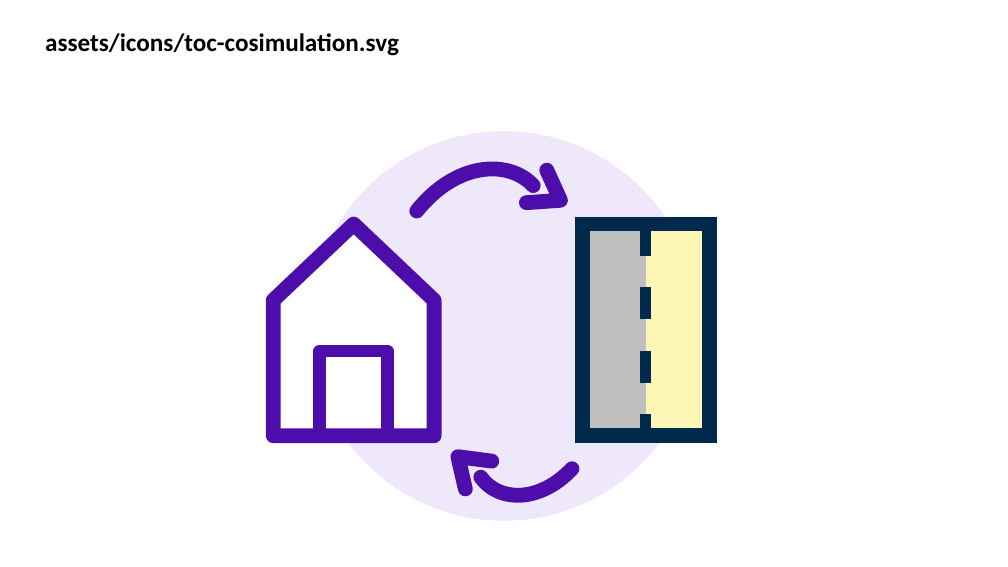
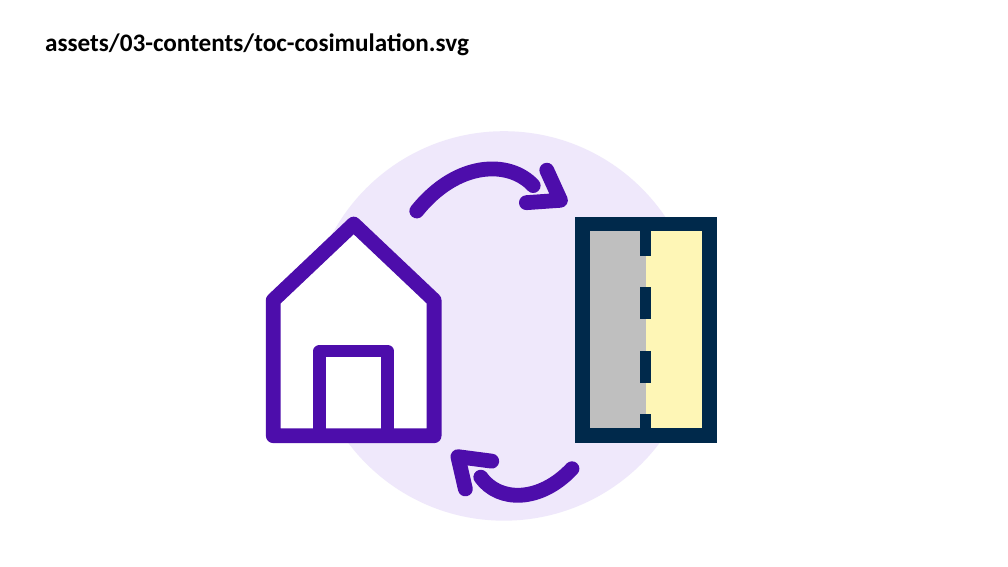
Before and after one commit to wdumontaud/slides_PUCPR, a slide deck: slide 9 of assets/illustrations.pptx. Drawn at 1008x567 pixels with LibreOffice and Linux fonts; fonts in the diff are those of the drawing. Boxes give left, top, right and bottom in pixels: in the first picture for what was removed or moved away, otherwise in the second. Text is boxed around its words. In the diff, an @@ line names an element or a change of style, - is before the commit and + after.

```diff
--- a/assets/illustrations.pptx
+++ b/assets/illustrations.pptx
@@ text at (x1=45, y1=33, x2=469, y2=56): text changed @@
-assets/icons/toc-cosimulation.svg
+assets/03-contents/toc-cosimulation.svg
```
Also in this commit, not shown: 10 other slides changed, 1 other file.
